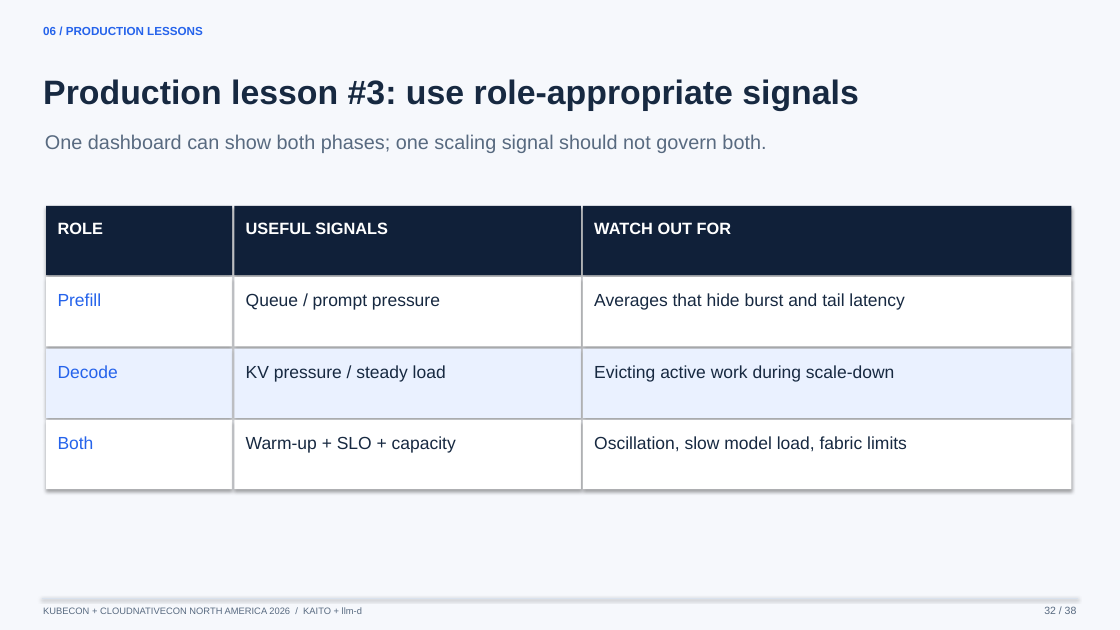
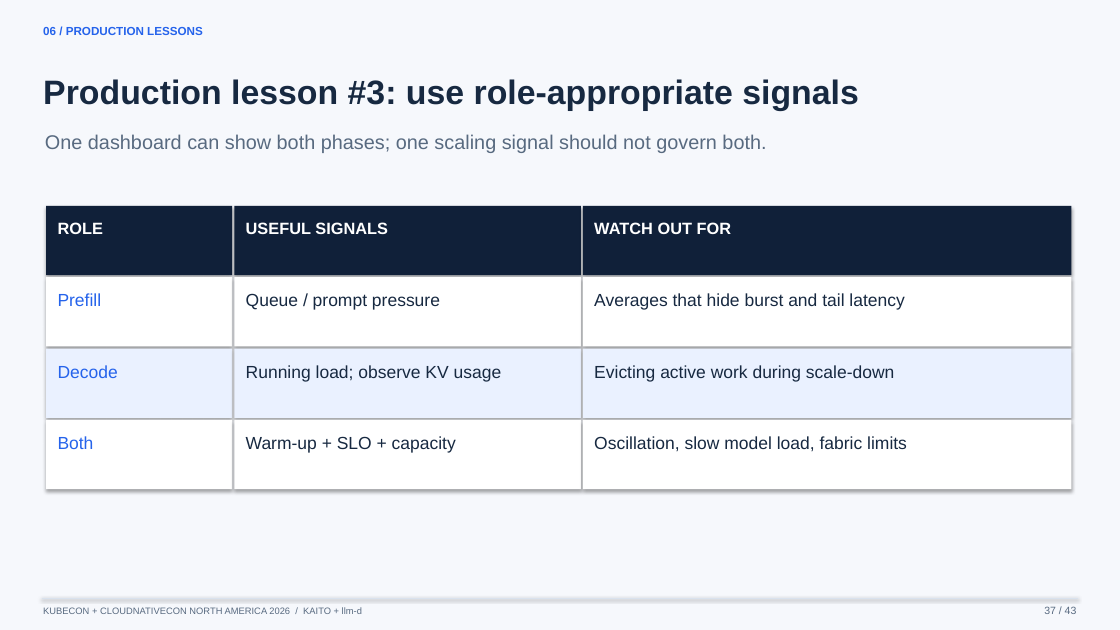
Before and after one commit to andyzhangx/demo, a slide deck: slide 37 of llm/kubecon-na-2026-pd-disaggregation.pptx (slide 32 before the commit). Drawn at 1120x630 pixels with LibreOffice and Linux fonts; fonts in the diff are those of the drawing. Boxes give left, top, right and bottom in pixels: in the first picture for what was removed or moved away, otherwise in the second. Text is boxed around its words. In the diff, an @@ line names an element or a change of style, - is before the commit and + after.

```diff
--- a/llm/kubecon-na-2026-pd-disaggregation.pptx
+++ b/llm/kubecon-na-2026-pd-disaggregation.pptx
@@ text at (246, 365, 502, 382): text changed @@
-KV pressure / steady load
+Running load; observe KV usage
@@ text at (1044, 606, 1077, 614): text changed @@
-32 / 38
+37 / 43
```
Also in this commit, not shown: 37 other slides changed, 5 slides added, 3 other files.
